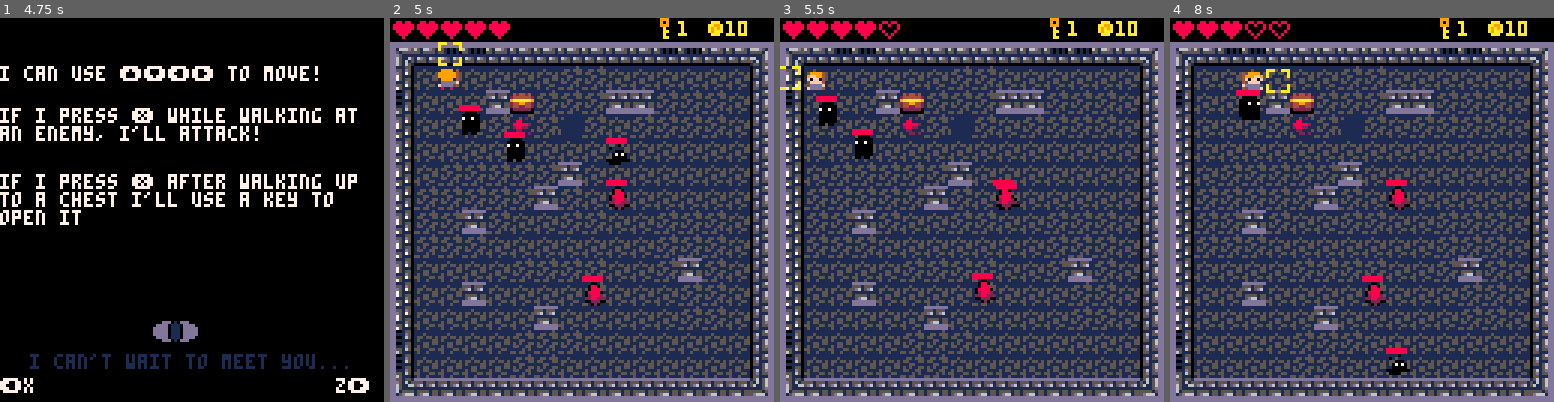
Above: before the commit, frames 1-4 (left to right).
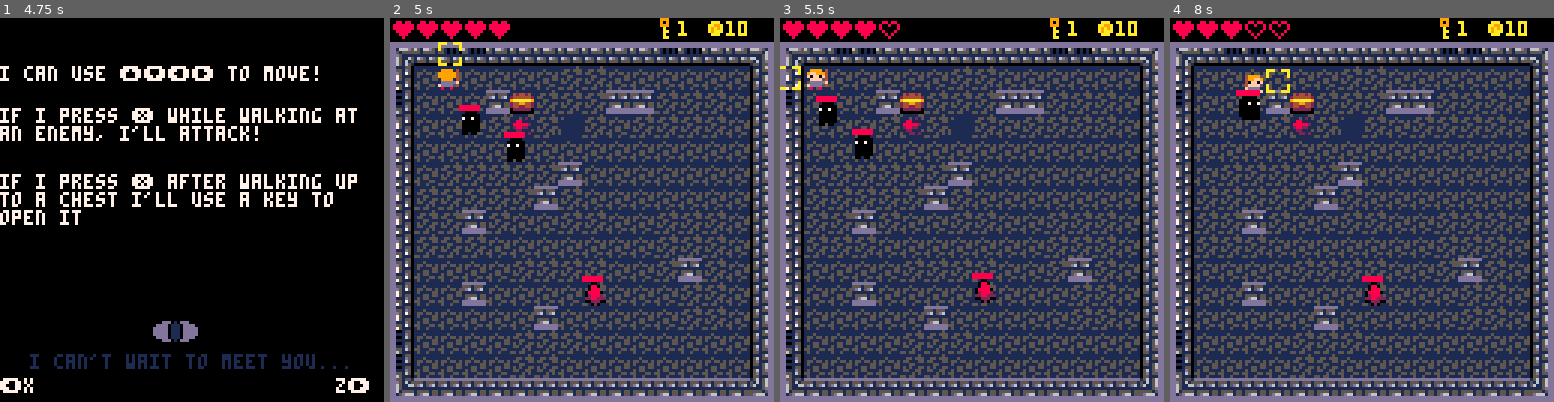
Above: after the commit, the same moments.

Repository: bluewhit/COSC438_final
Game: PICO-8 cartridge nightmare.p8
The game is run twice, just before and just after one commit, with the same random seed, the same clock (stepped at 60 frames per second) and the same inputs.
Inputs:
- Up to frame 1 (4.75 s): tap X (X key) at 0.33, 1.07, 1.85, 2.97, 4.08 s; tap O (Z key) at 0.7, 1.7, 2.1, 2.5, 2.9, 3.3, 3.7, 4.1, 4.5 s; hold Right 1.6-2.1 s; hold Up 2.15-2.42 s; hold Right 2.47-3.03 s; hold Left 3.08-3.58 s; hold Down 3.63-3.97 s; hold Right 4.02-4.68 s; hold Up from 4.73 s (still down)
- Up to frame 2 (5 s): keep holding Up; tap O (Z key) at 4.9 s
- Up to frame 3 (5.5 s): release Up at 5.03 s; hold Left from 5.08 s (still down); tap X (X key) at 5.2 s; tap O (Z key) at 5.3 s
- Up to frame 4 (8 s): release Left at 5.68 s; tap O (Z key) every 0.4 s from 5.7 to 7.7 s; hold Down 5.73-6.03 s; hold Right 6.08-6.58 s; tap X (X key) at 6.32, 7.43 s; hold Right 6.63-7.13 s; hold Up 7.18-7.45 s; hold Right from 7.5 s (still down)

Frame 1 is identical in both runs. In frame 2, 0.6% of the frame differs, in the area x 56-63%, y 31-50%; in frame 3, 0.6%; in frame 4, 0.8%, in the area x 18-63%, y 14-93%.

Commit message:
reworked chest code

Diff:
--- a/nightmare.p8
+++ b/nightmare.p8
@@ -9,8 +9,6 @@
 	walls = t
 	display = f
 	counter = 0
-
-	map_tile=mget(0,0)
 
 	item1={}
 	item2={}
@@ -45,12 +43,11 @@
 
 	--shop init
 	buy = {16,36,51}
-	shp = {}
 	spawned = f
 	select = 1
 
-	level = 4
-	difficulty = 3
+	level = 1
+	difficulty = 0
 	tiles = {}
 	enemy = {}
 	mbosses = {}
@@ -80,21 +77,12 @@
 
 	music(1)
 end
-
-function start_muzak(n)
-	if not playing then
-		music(n) playing=true
-		end
-end
-
-function stop_muzak()
-	music(-1) playing=false
-end
 -->8
 --update and draw--
 
 --this just handles moves right now
 function _update()
+
  if state == 0 then
    if btnp(4) then
      step += 1
@@ -116,9 +104,9 @@
  		mset(7,8,61)
 			mset(8,8,61)
 
-    plr_update()
-    enemy_update()
-    proj_update()
+   plr_update()
+   enemy_update()
+   proj_update()
 
 		if walls then
 			if #enemy <= 0 then
@@ -128,24 +116,22 @@
 					mset(7, 1, 45)
 					mset(8, 1, 45)
 					mset(9, 1, 61)
-					walls = f
 				elseif rand == 1 then
 					mset(15, 7, 61)
 					mset(15, 8, 45)
 					mset(15, 9, 45)
-					walls = f
 				elseif rand == 2 then
 					mset(6, 15, 61)
 					mset(7, 15, 45)
 					mset(8, 15, 45)
 					mset(9, 15, 61)
-					walls = f
 				elseif rand == 3 then
 					mset(0, 7, 61)
 					mset(0, 8, 45)
 					mset(0, 9, 45)
-					walls = f
 				end
+
+				walls = f
 			end
 		end
    if level == 5 then
@@ -154,11 +140,12 @@
 
 
  elseif state == 2 then
- if shopping and spawned then
-			use_menu()
-	else
-		plr_update()
-	end
+	 if shopping then
+				use_menu()
+		else
+			plr_update()
+		end
+
 	if cboss.hp > 0 then
  	boss_update()
  	mset(23,1,202)
@@ -177,9 +164,6 @@
  	mset(26,15,203)
  else
  	if difficulty == 4 then
- 		stop_muzak()
- 	 start_muzak(3)
- 	 step = 0
 			state = 3
 		end
  	mset(23,1,227)
@@ -199,25 +183,18 @@
 
  	--shop spawn
  	if not spawned then
- 		stop_muzak()
  		spawnshop()
- 		start_muzak(1)
 	 end
 
  end
  proj_update()
  elseif state == 3 then
  	if btnp(4) then
-     step += 1
-    end
-    if btnp(5) then
-     step -= 1
-    end
-    if step >= 6 then
-     state = 99
-    end
-   if step < 0 then
-     step = 0
+   	for i in all(tiles) do
+					mset(i.x, i.y, 45)
+				end
+    _init()
+    reboot()
    end
  elseif state == 4 then
  	if btnp(4) then
@@ -227,25 +204,23 @@
     _init()
     reboot()
   end
- elseif state == 99 then
-		if btnp(4) then
-			reboot()
-		end
  end
 end
 
 --this draws the base map, player, and the generated wall tiles
 function _draw()
+
  palt(3, true)
 	palt(0, false)
 
  if state==0 then
-	draw_intro()
+		draw_intro()
  elseif state==1 then
- draw_diag()
-	draw_main()
-	draw_ui()
- draw_enemy_health()
+
+		draw_main()
+		draw_ui()
+ 	draw_enemy_health()
+
  elseif state==2 then
    cls()
    map(17, 0, 0, 0, 16, 16)
@@ -256,8 +231,10 @@
  			draw_box()
  			draw_menu()
  		end
-   spr(plr.sp, plr.x, plr.y,1,1,plr.flp)
+
+ 	 an_plr()
    spr(reticle.sp, reticle.x, reticle.y)
+
    if cboss.hp > 0 then
    	draw_boss()
    	if cboss.name == "grim reaper" then
@@ -269,20 +246,21 @@
    	end
    end
    draw_ui()
-   draw_diag()
 
  elseif state==3 then
    cls()
-   draw_outro()
+   camera(0,0)
+   map(70,70,0,0,16,16)
+   print("you won.\npress z to play again",40,60,7)
 
  elseif state==4 then
    cls()
    camera(0,0)
    map(70,70,0,0,16,16)
    print("game over.\npress z to restart",40,60,7)
- elseif state==99 then
-	print("thank you for playing!", h_center("thank you for playing!"), 60)
  end
+
+ draw_diag()
 end
 
 function h_center(s)
@@ -341,47 +319,6 @@
      end
 end
 
-function draw_outro()
-	local text
-    if step == 0 then
-		    cls()
-		    text = "with mr. nightmare vanquished"
-		    print(text, h_center(text), 52)
-		    advanceui()
-    elseif step == 1 then
-		    cls()
-		    text = "and all his fears conquered"
-		    print(text, h_center(text), 52)
-		    advanceui()
-		    sspr(112, 40, 16, 16, 36, 72, 32, 32)
-    elseif step == 2 then
-		    cls()
-		    text = "bailey feels far more confident"
-		    print(text, h_center(text), 52)
-		    advanceui()
-    elseif step == 3 then
-		    cls()
-		    text = "and will wake up in the morning"
-		    print(text, h_center(text), 52)
-		    text = "feeling excited and happy."
-      print(text, h_center(text), 58)
-      sspr(0, 48, 8, 8, 48, 72, 24, 24)
-      advanceui()
-    elseif step == 4 then
-		    cls()
-		    text = "but what about"
-		    print(text, h_center(text), 52, 1)
-			text = "his next challenge?"
-			print(text, h_center(text), 60, 1)
-		    advanceui()
- 	  elseif step == 5 then
-		    cls()
-   			advanceui()
-   			print("i can't wait to meet you...", h_center("i can't wait to meet you..."), 112, 8)
-      		sspr(48, 48, 8, 8, 48, 72, 24, 24)
-     end
-end
-
 function advanceui()
   if display then
 		  print("z➡️", 112, 120, 7)
@@ -397,7 +334,7 @@
 function draw_main()
    cls()
    map(0, 0, 0, 0, 16, 16)
-   spr(plr.sp, plr.x, plr.y,1,1,plr.flp)
+   an_plr()
    spr(reticle.sp, reticle.x, reticle.y)
 
    for i in all(tiles) do
@@ -503,8 +440,8 @@
 			end
 		elseif fget(mget(x1,y2),1) then
 			if btnp(5) then
-				sfx(3)
 				mset(x1, y2, 18)
+
 				if flr(rnd(10)) == 1 then
 					diag = "found a potion.\ni feel a bit better!"
 					dis_diag = t
@@ -518,7 +455,6 @@
 			end
 		elseif fget(mget(x2,y1),1) then
 			if btnp(5) then
-				sfx(3)
 				mset(x2, y1, 18)
 				if flr(rnd(10)) == 1 then
 					diag = "found a potion.\ni feel a bit better!"
@@ -530,12 +466,9 @@
 					diag = "found 10 coins!"
 					dis_diag = t
 				end
-				plr.coins += 10
-				plr.keys -= 1
 			end
 		elseif fget(mget(x2,y2),1) then
 			if btnp(5) then
-				sfx(3)
 				mset(x2, y2, 18)
 				if flr(rnd(10)) == 1 then
 					diag = "found a potion.\ni feel a bit better!"
@@ -573,7 +506,6 @@
 	or (x1<enx2 and x2>enx2 and y1<eny1 and y2>eny1)
 	or (x1<enx2 and x2>enx2 and y1<eny2 and y2>eny2) then
 		plr.health -= 1
-		sfx(5)
 		return true
 	end
 
@@ -625,12 +557,14 @@
 	eny3=cboss.y+8
 
 			if (x1<=enx1 and x2>=enx1 and y1<=eny1 and y2>=eny1)
-			or (x1>=enx1 and x2<=enx2 and y1<=eny1 and y2>=eny1)
 			or (x1<=enx1 and x2>=enx1 and y1<=eny2 and y2>=eny2)
-			or (x1>=enx1 and x2<=enx2 and y1>=eny1 and y2<=eny2)
+			or (x1<=enx1 and x2>=enx1 and y1<=eny3 and y2>=eny3)
 			or (x1<=enx2 and x2>=enx2 and y1<=eny1 and y2>=eny1)
-			or (x1>=enx1 and x2<=enx2 and y1<=eny2 and y2>=eny2)
-			or (x1<=enx2 and x2>=enx2 and y1<=eny2 and y2>=eny2) then
+			or (x1<=enx2 and x2>=enx2 and y1<=eny2 and y2>=eny2)
+			or (x1<=enx2 and x2>=enx2 and y1<=eny3 and y2>=eny3)
+			or (x1<=enx3 and x2>=enx3 and y1<=eny1 and y2>=eny1)
+			or (x1<=enx3 and x2>=enx3 and y1<=eny2 and y2>=eny2)
+			or (x1<=enx3 and x2>=enx3 and y1<=eny3 and y2>=eny3) then
 	 		return true
 			end
 end
@@ -731,12 +665,12 @@
 
 function plr_update()
 	if(plr.health <= 0) then
-		stop_muzak()
-		start_muzak(4)
 		state = 4
 	end
+
 	plr.moving = false
 	plr.lastmove = plr.move
+	plr.atk = f
 
 	grid_x = flr(reticle.x/8)
 	grid_y = flr(reticle.y/8)
@@ -755,10 +690,6 @@
 		plr.moving=true
 		reticle_aim("left")
 
-		--animate
-		plr.flp = true
-		plr_walk()
-
 		if collide_map(plr,"left",0) then
 			plr.x +=1
 		end
@@ -771,9 +702,6 @@
 		plr.move = "right"
 		plr.moving=true
 		reticle_aim("right")
-		--animate
-		plr.flp = false
-		plr_walk()
 
 		if collide_map(plr,"right",0) then
 			plr.x -= 1
@@ -787,8 +715,6 @@
 		plr.move = "up"
 		plr.moving=true
 		reticle_aim("up")
-		if plr.sp == 96 or plr.sp ==97 then plr.sp = 99 end
-		plr_up()
 
 		if collide_map(plr,"up",0) then
 			plr.y += 1
@@ -802,10 +728,6 @@
 		plr.move = "down"
 		plr.moving=true
 		reticle_aim("down")
-
-		--animate
-		plr.flp = false
-		plr_walk()
 
 		if collide_map(plr,"down",0) then
 			plr.y -= 1
@@ -818,10 +740,7 @@
 	elseif spawned == t and btn(5) then
 		if enemy_in_range(item1) and not item1.b then
 			shopping = t
-			map_tile = item1.tile
-		elseif enemy_in_range(item2) and not item2.b then
-			shopping = t
-			map_tile = item2.tile
+			map_tile = mget(item1.x,item1.y)
 		end
 	end
 end
@@ -830,37 +749,27 @@
 	for i in all(enemy) do
 		if enemy_in_range(i) and btnp(5) then
 			i.health -= 1
+			plr.atk = t
+
 			if plr.move == "right" then
 				i.x += 6
-				while collide_map(i,"right",0) do
+				while i.x > 120 or collide_map(i,"right",0) do
 					i.x -= 1
-				end
-				if i.x > 120 then
-					i.x = 112
 				end
 			elseif plr.move == "left" then
 				i.x -= 6
-				while collide_map(i,"left",0) do
+				while i.x < 0 or collide_map(i,"left",0) do
 					i.x -= 1
-				end
-				if i.x < 8 then
-					i.x = 8
 				end
 			elseif plr.move == "up" then
 				i.y -= 6
-				while collide_map(i,"up",0) do
+				while i.y < 0 or collide_map(i,"up",0) do
 					i.y -= 1
-				end
-				if i.y < 8 then
-					i.y = 8
 				end
 			elseif plr.move == "down" then
 				i.y += 6
-				while collide_map(i,"down",0) do
+				while i.y > 128 or collide_map(i,"down",0) do
 					i.y -= 1
-				end
-				if i.y > 128 then
-					i.y = 120
 				end
 			end
 		end
@@ -893,13 +802,13 @@
 --enemy functions--
 function genenemies()
 		if difficulty == 0 then
-  	sn = 2
+  	sn = 3
   elseif difficulty == 1 then
-   sn = 3
+   sn = 4
   elseif difficulty == 2 then
-   sn = 4
+   sn = 5
   elseif difficulty == 3 then
-   sn = 5
+   sn = 7
   end
 		for i=3, 12 do
     for j= 3, 12 do
@@ -1249,22 +1158,6 @@
 	end
 end
 
-function enret_update(i)
-	if i.move == "left" then
-		i.enret.x = i.x-i.enret.w
-		i.enret.y = i.y
-	elseif i.move == "right" then
-		i.enret.x = i.x+i.w
-		i.enret.y = i.y
-	elseif i.move == "up" then
-		i.enret.x = i.x
-		i.enret.y = i.y-i.enret.h
-	elseif i.move == "down" then
-		i.enret.x = i.x
-		i.enret.y = i.y+i.h
-	end
-end
-
 function detect(enem)
 	if enem.name == "slime" then
 		if plr.x - enem.x < 48 and plr.y - enem.y < 48 then
@@ -1305,7 +1198,7 @@
 
 function enemy_attack(enem)
 		attacked = false
-		if time() - enem.last > 5 then
+		if time() - enem.last > 8 then
 		if enem.name == "slime"
 		or enem.name == "skull"
 		or enem.name == "ghost"
@@ -1318,7 +1211,7 @@
 		elseif enem.name == "fire"
 		or enem.name == "eye" then
 			if can_shoot(enem) then
-				enem.last = time()-3
+				enem.last = time()+6
 				attacked = true
 			end
 		end
@@ -1335,8 +1228,8 @@
 		if enem.name == "eye" then
 			shoot(106,enem.x, plr.y, direction, 3)
 			return true
-		elseif enem.name == "fire" or enem.name == "mr.nightmare" then
-			shoot(84,enem.x, enem.y, direction, 2)
+		elseif enem.name == "fire" then
+			shoot(84,enem.x, plr.y, direction, 2)
 			return true
 		elseif enem.name == "tik tok clock" then
 			shoot(125,enem.x, plr.y, direction, 3)
@@ -1350,11 +1243,11 @@
 		if enem.name == "eye" then
 			shoot(107,plr.x, enem.y, direction, 3)
 			return true
-		elseif enem.name == "fire" or enem.name == "mr.nightmare" then
-			shoot(123,enem.x, enem.y, direction, 2)
+		elseif enem.name == "fire" then
+			shoot(123,plr.x, enem.y, direction, 2)
 			return true
 		elseif enem.name == "tik tok clok" then
-			shoot(124,enem.x, enem.y, direction, 3)
+			shoot(124,plr.x, enem.y, direction, 3)
 			return true
 		end
 	end
@@ -1380,7 +1273,6 @@
 		if collide_map(i,"right",0) then
 			del(projectiles,i)
 		elseif proj_hit(i) then
-			sfx(5)
 			plr.health -= 1
 			del(projectiles,i)
 		end
@@ -1389,7 +1281,6 @@
 		if collide_map(i,"left",0) then
 			del(projectiles,i)
 		elseif proj_hit(i) then
-			sfx(5)
 			plr.health -= 1
 			del(projectiles,i)
 		end
@@ -1398,7 +1289,6 @@
 		if collide_map(i,"up",0) then
 			del(projectiles,i)
 		elseif proj_hit(i) then
-			sfx(5)
 			plr.health -= 1
 			del(projectiles,i)
 		end
@@ -1407,7 +1297,6 @@
 		if collide_map(i,"down",0) then
 			del(projectiles,i)
 		elseif proj_hit(i) then
-			sfx(5)
 			plr.health -= 1
 			del(projectiles,i)
 		end
@@ -1462,27 +1351,6 @@
 
 --player--
 --walk left, right, down
-d = 5
-function plr_walk()
-	d=d-1
-	if d < 0  then
-		plr.sp=plr.sp+1
-		if plr.sp != 97 then plr.sp=96 end
-		d=5
-	end
-end
-
--- animation up
-d2=5
-function plr_up()
-	d2=d2-1
-	if d2 < 0 then
-	plr.sp=plr.sp+1
-	if plr.sp > 100 then plr.sp=99 end
-	d2=5
-	end
-end
-
 function an_plr()
 
 	pflp = f
@@ -1490,30 +1358,37 @@
 		psf = 99
 		pnf = 2
 		psp = 5
- else
- 	psf = 96
- 	pnf = 2
- 	psp = 5
-
- 	if plr.move == "left" then
- 		pflip = t
- 	end
-	end
-
-	anim(plr,psf,pnf,psp,pflp)
-
+		patk = 101
+	else
+	 psf = 96
+	 pnf = 2
+	 psp = 5
+	 patk = 98
+	 if plr.move == "left" then
+	 	pflp = t
+	 end
+	end
+
+	if plr.moving then
+		anim(plr,psf,pnf,psp,pflp)
+	elseif not plr.moving then
+		spr(psf,plr.x,plr.y,1,1,pflp)
+	end
+
+	if plr.atk then
+		spr(patk,plr.x,plr.y,1,1,pflp)
+	end
 end
 
 -- enenmies
 function an_enemy(i)
 	--check which way to flip
 	eflp = f
+	func = f
 
 	if plr.x > i.x then
 		eflp = t
 	end
-
-	func = f
 
 	if i.name == "slime" then
 		func = t
@@ -1522,14 +1397,14 @@
 		sp = 8
 
 	elseif i.name == "shadow" then
-		if i.moving == false then
+		if not i.moving then
 			i.s = 73
 		else
 			i.s = 72
 		end
 
 	elseif i.name == "eye" then
-		if i.moving == f then
+		if not i.moving then
 			i.s = 74
 		elseif i.moving == true then
 			if plr.y < i.y then
@@ -1547,7 +1422,7 @@
 		end
 
 	elseif i.name == "ghost" then
-		if i.moving == f then
+		if not i.moving then
 			i.s = 71
 		else
 			func = t
@@ -1557,7 +1432,7 @@
 		end
 
 	elseif i.name == "blood" then
-		if i.moving == f then
+		if not i.moving then
 			i.s = 77
 		elseif plr.y < i.y then
 			i.s = 79
@@ -1580,7 +1455,7 @@
 	end
 
 	-- if we use the function
-	if func == t then
+	if func then
 		anim(i,sf,nf,sp,eflp)
 	else
 		spr(i.s,i.x,i.y,1,1,eflp)
@@ -1601,7 +1476,15 @@
   end
 
   o.a_fr=sf+o.a_st
-  spr(o.a_fr,o.x,o.y,1,1,fl)
+
+  if o == cboss then
+  	if cboss.name == "rotting fish" and o.a_fr == 161 then
+  		o.a_fr = 162
+  	end
+  	spr(o.a_fr,o.x,o.y,2,2,fl)
+  else
+  	spr(o.a_fr,o.x,o.y,1,1,fl)
+  end
 end
 
 -- dialogeeee
@@ -1615,7 +1498,7 @@
 
 	--corner
 	spr(2,0,104)
-	spr(2,120,104,1,1,t,f)
+	spr(2,120,104,1,1,t)
 
 	--side, left
 	spr(7,0,112,1,1)
@@ -1628,11 +1511,11 @@
 
 function draw_diag()
 
-	if dis_diag == t then
+	if dis_diag then
 		draw_box()
 		print(sub(diag,1,flr(d_tick+6/3)),8,107)
 		d_tick+=1
-		if d_tick > 90 and input == f then
+		if d_tick > 90 then
 			dis_diag = false
 			diag = ""
 			d_tick = 0
@@ -1646,33 +1529,23 @@
 
 	spawned = t
 
+	diag = "do you want to buy something?"
 	dis_diag = t
-	input = f
-	diag = "do you want to buy something?"
-
-	draw_diag()
+
+	plr.x = 64
+	plr.y = 80
 
 	item1.sp = buy[flr(rnd(3)) + 1]
-	item2.sp = buy[flr(rnd(3)) + 1]
-
-	item1.x = 56
+
+	item1.x = 60
 	item1.y = 64
-	item1.tile = mget(item1.x/8,item1.y/8)
+	item1.tile = mget(item1.x,item1.y)
 	item1.w = 8
 	item1.h = 8
 
-	item2.x = 64
-	item2.y = 64
-	item2.tile = mget(item2.x/8,item2.y/8)
-	item2.w = 8
-	item2.h = 8
-
 	item1.b = f
-	item2.b = f
-
-
-	mset(7,8,item1.sp)
-	mset(8,8,item2.sp)
+
+	mset(7.5,8,item1.sp)
 
 
 end
@@ -1691,22 +1564,17 @@
 			spr(item1.sp,56,64)
 		end
 
-		if not item2.b then
-			spr(item2.sp,64,64)
-		end
-
 		--print(map_tile, 64,120,10)
 	end
 end
 
 --info shows the items info
 function i_info(it)
+
 	if it == item1.tile then
 			thissp = item1.sp
-		end
-		if it == item2.tile then
-			thissp = item2.sp
-		end
+	end
+
 	diag = "this is a"
 
 	if thissp == 51 or thissp == 50 then
@@ -1725,7 +1593,7 @@
 --this buys the item and applies effect
 function buyitem(it)
 
-	if plr.coins > 5 then
+	if plr.coins >= 5 then
 
 		diag = "thanks for shopping!"
 		dis_diag = t
@@ -1733,28 +1601,27 @@
 		if it == item1.tile then
 			item1.b = t
 			thissp = item1.sp
-			mset(item1.x/8,item1.y/8,0)
-		end
-		if it == item2.tile then
-			item2.b = t
-			thissp = item2.sp
-			mset(item2.x/8,item2.y/8,0)
-		end
-
-		if thissp == 51 or thissp == 50 then
+			mset(item1.x,item1.y,0)
+			plr.coins-= 5
+			itemcheck(thissp)
+		end
+
+	else
+		diag = "you don't have enough money!"
+		dis_diag = t
+	end
+
+	--shopping = f
+end
+
+function itemcheck(thissp)
+	if thissp == 51 or thissp == 50 then
 			plr.maxhp += 1
 		elseif thissp == 36 then
 			plr.keys += 1
 		elseif thissp == 16 then
 			plr.health = plr.maxhp
 		end
-		plr.coins-= 5
-	else
-		diag = "you don't have enough money!"
-		dis_diag = t
-	end
-
-	shopping = f
 end
 
 --draws the would u like to buy
@@ -1801,6 +1668,7 @@
 		selected = false
 		if select == 1 then
 		 buyitem(map_tile)
+		 shopping = f
 		else
 			i_info(map_tile)
 		end
@@ -1874,24 +1741,18 @@
 	nmre.w = 32
 	nmre.h = 32
 
-	mbosses = {clock, grim, fish, bat, nmre}
+	mbosses = {clock, grim, fish,nmre}
 end
 
 
 --function to spawn a boss
 function spawn_mboss()
 
-	stop_muzak()
-	start_muzak(2)
-
-	--current boss
-	rndm = flr(rnd(3) + 1)
-
 	--pick a boss we have not spawned
-	cboss = mbosses[rndm]
-	while cboss.spawn == false do
+	cboss = mbosses[flr(rnd(3)+1)]
+	while not cboss.spawned do
 		 cboss = mbosses[flr(rnd(3)+1)]
-			cboss.spawn = true
+			cboss.spawned = true
 	end
 end
 
@@ -1904,11 +1765,31 @@
 function draw_boss()
 
 	if cboss.name != "mr.nightmare" then
-		spr(cboss.sp,cboss.x,cboss.y,2,2,flp)
+		ani_boss()
 	else
 		spr(cboss.sp,cboss.x,cboss.y,4,4,flp)
 		draweye()
 	end
+end
+
+function ani_boss()
+
+	cflp = f
+	if plr.x > cboss.x then
+	 	pflp = t
+	end
+
+	if cboss.name == "rotting fish" then
+		anim(cboss,160,2,5,cflp)
+	elseif cboss.name == "mr. nightmare" then
+			if cboss.last > 3 then
+				spr(128,cboss.x-24, cboss.y-8,2,2)
+			elseif cboss.last < 3 then
+				spr(130, cboss.x-24,cboss.y-8,2,2)
+			end
+	end
+
+
 end
 
 function draw_scythe()
@@ -2095,11 +1976,11 @@
 		 end
 		elseif cboss.name == "mr.nightmare" then
 			if melee_attack(cboss,cboss.move) then
-				cboss.last = time()+5
+				cboss.last = time()-6
 				plr.health -= 2
 				attacked = true
 			elseif can_shoot(cboss) then
-				cboss.last = time()+5
+				cboss.last = time()-3
 				attacked = true
 			end
 		end
Not shown, changed: the music (__music__) section of nightmare.p8
Not shown, changed: the sound effects (__sfx__) section of nightmare.p8
